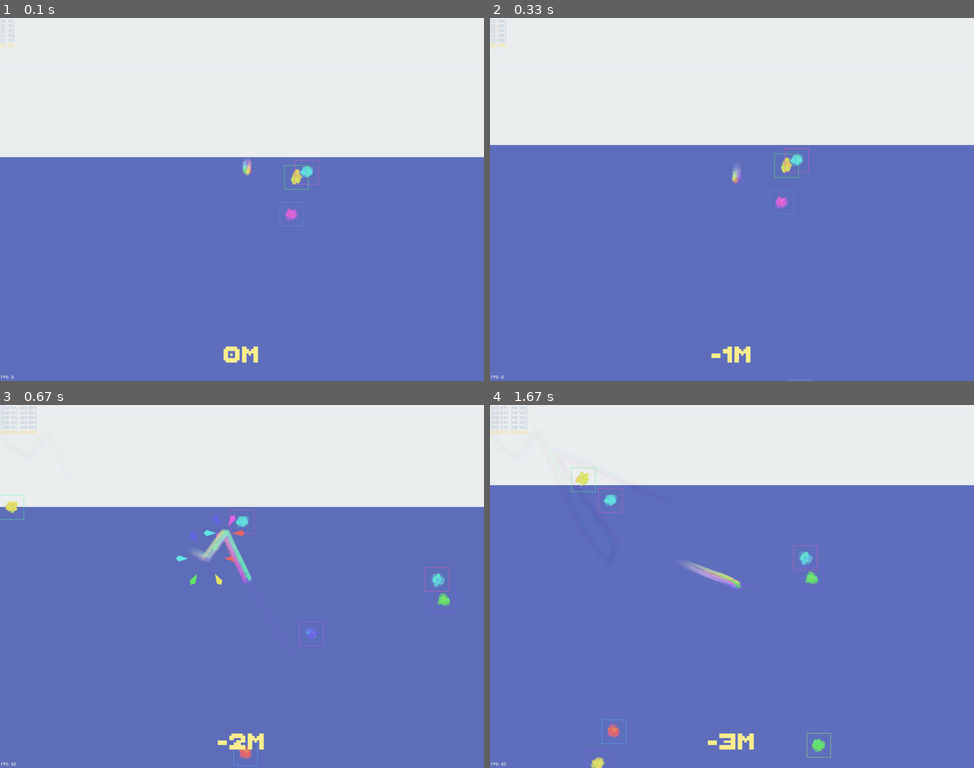
Above: before the commit, frames 1-4 (two rows, left to right).
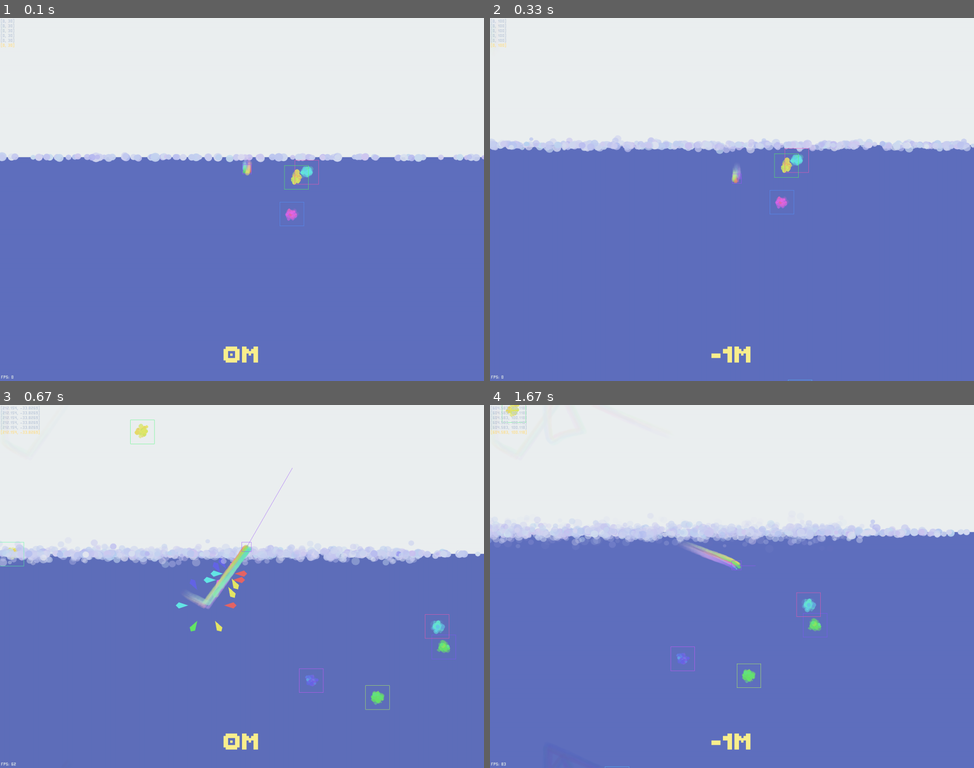
Above: after the commit, the same moments.

Repository: ddorn/jam-23-08
Game: pygame game, started from main.py
The game is run twice, just before and just after one commit, with the same random seed, the same clock (stepped at 60 frames per second) and the same inputs.
Inputs (mouse positions are in pixels of both pictures, inside the frame that each line leads up to):
- Up to frame 1 (0.1 s): no input
- Up to frame 2 (0.33 s): no input
- Up to frame 3 (0.67 s): hold Right from 0.33 s (still down); move the mouse to (222, 601) at 0.37 s
- Up to frame 4 (1.67 s): release Right at 0.8 s; hold Up 0.83-1.13 s; move the mouse to (886, 575) at 0.87 s; tap F at 0.9, 1.23, 1.53 s; hold Right 1.17-1.63 s; move the mouse to (615, 590) at 1.2 s

The runs differ from the first frame. In frame 1, 1.1% of the frame differs, in the area x 0-100%, y 37-40%; in frame 2, 2.2%; in frame 3, 17%; in frame 4, 17%, in the area x 0-100%, y 0-100%.

Commit message:
added waves

Diff:
--- a/main.py
+++ b/main.py
@@ -1,7 +1,7 @@
 from __future__ import annotations
 
 import math
-from random import gauss, random, randrange
+from random import gauss, random, randrange, uniform
 from time import time
 
 import numpy as np
@@ -213,14 +213,14 @@
         self.blob = self.add(Blob(
             0,
             0,
-        10,
-        6,
-        6,
-        True,
-        acceleration = 3,
-        friction = 0.8,
-        hist_size = 10,
-        max_hist_size = 50,
+            10,
+            6,
+            6,
+            True,
+            acceleration=3,
+            friction=0.8,
+            hist_size=10,
+            max_hist_size=50,
         ))
         self.use_fog = True
         self.debug.toggle()
@@ -280,6 +280,11 @@
         # If at the surcface, draw the sky
         if camera_y < H / 2:
             gfx.rect(WHITE, camera_x - W / 2, -H / 2, W, H / 2)
+            # Generate waves particles
+            self.generate_waves_particles(0, bg_color.hsva[0])
+        if camera_y > 1000 * 100 - H / 2:
+            gfx.rect(BLACK, camera_x - W / 2, 1000 * 100, W, H / 2)
+            self.generate_waves_particles(1000 * 100, bg_color.hsva[0])
 
         super().draw(gfx)
 
@@ -291,6 +296,21 @@
             self.fog.set_alpha(50)
             gfx.surf.blit(self.fog, (0, 0))
 
+    def generate_waves_particles(self, y: float, hue: float):
+        n_particles = 20
+        for i in range(n_particles):
+            x = uniform(-W / 2, W / 2) + self.blob.pos.x
+            self.particles.add(
+                CircleParticle("#ffffff")
+                .builder()
+                .hsv(gauss(hue, 10), gauss(0.2, 0.05), 0.95)
+                .sized(gauss(10, 2))
+                .anim_fade()
+                .at((x, y), gauss(-90, 15))
+                .velocity(gauss(1, 0.5))
+                .constant_force((0, 1))
+                .build()
+            )
 
 
 def main():
